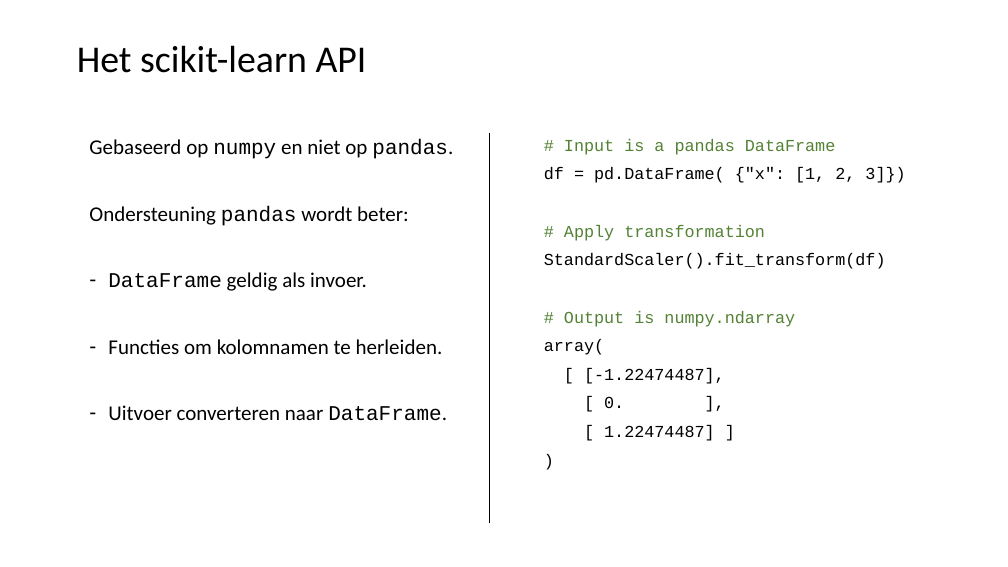
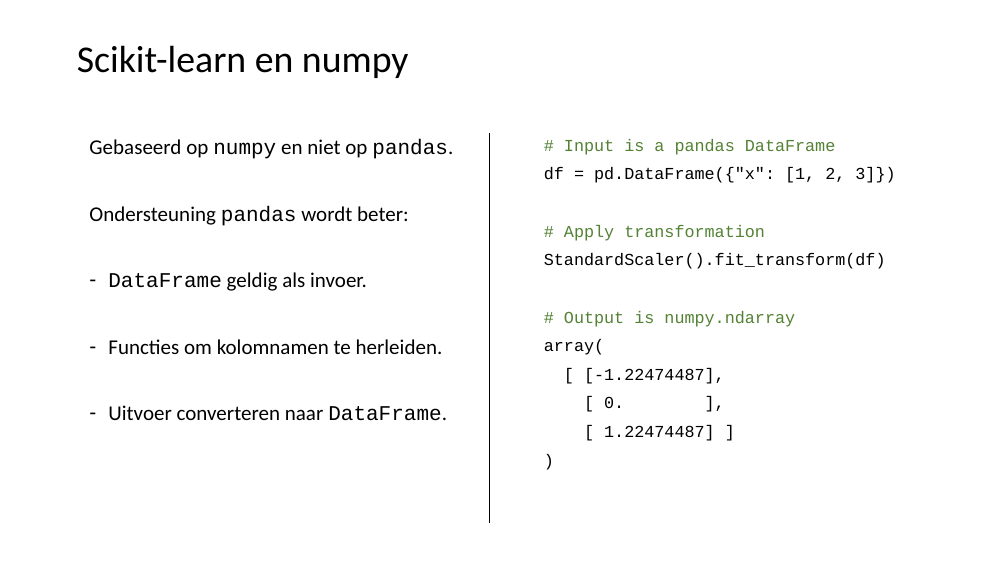
Before and after one commit to LFKoning/knowledge-sharing, a slide deck: slide 9 of python_trainees/4_scikit_learn/python_traineeship_4.pptx. Drawn at 1008x567 pixels with LibreOffice and Linux fonts; fonts in the diff are those of the drawing. Boxes give left, top, right and bottom in pixels: in the first picture for what was removed or moved away, otherwise in the second. Text is boxed around its words. In the diff, an @@ line names an element or a change of style, - is before the commit and + after.

```diff
--- a/python_trainees/4_scikit_learn/python_traineeship_4.pptx
+++ b/python_trainees/4_scikit_learn/python_traineeship_4.pptx
@@ title at (x1=77, y1=45, x2=409, y2=78): text changed @@
-Het scikit-learn API
+Scikit-learn en numpy
@@ text at (x1=544, y1=167, x2=895, y2=183): spaces changed @@
-df = pd.DataFrame( {"x": [1, 2, 3]})
+df = pd.DataFrame({"x": [1, 2, 3]})
```
Also in this commit, not shown: 13 other slides changed, 4 slides added, 1 slide removed, 8 other files.
